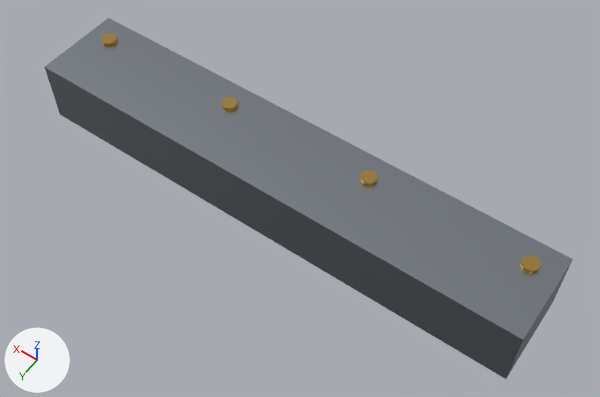
An edit to the glTF model app/src/main/assets/models/combbase.glb, drawn before and after from the same camera.
Rendered twice from a 50 mm lens placed at (-0.0603, 0.0793, 0.1236), pointed at (0.0461, -0.0696, -0.1104). Lighting does not change. The marker at lower left points along +X, +Y and +Z. The picture after the commit comes second. Vertices at exactly the same position are counted once.

In view in the first picture: 'combbase'.
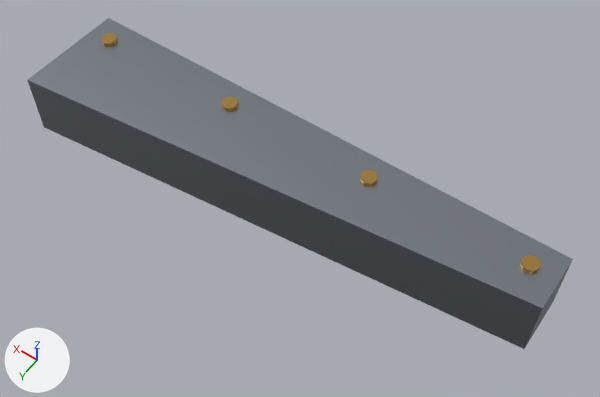
What changed in the scene script:
```text
Change me_combbase:
    used by ob_combbase; location = (0.0, 0.0, 0.0)
    remove me_combbase.from_pydata(...)  # 208 vertices, 394 faces; spans x -0.045..0.155, y -0.09..-0.055, z -0.121..-0.094
    add me_combbase.from_pydata(...)  # 208 vertices, 396 faces; spans x -0.045..0.155, y -0.09..-0.046, z -0.121..-0.094
    me_combbase part 1
    me_combbase.vertices[2].co: (0.155, -0.055, -0.095) -> (0.155, -0.046, -0.095)  # pixel (44, 67) -> pixel (27, 80)
    me_combbase.vertices[3].co: (-0.045, -0.055, -0.095) -> (-0.045, -0.068, -0.095)  # pixel (523, 339) -> pixel (542, 308)
    me_combbase.vertices[5].co: (0.155, -0.09, -0.121) -> (-0.045, -0.068, -0.121)  # not seen -> pixel (524, 349)
    me_combbase.vertices[6].co: (0.155, -0.055, -0.121) -> (0.155, -0.046, -0.121)  # pixel (59, 114) -> pixel (44, 127)
    me_combbase.vertices[7].co: (-0.045, -0.055, -0.121) -> (0.155, -0.09, -0.121)  # pixel (506, 379) -> not seen
```

Location of each change, (x1, y1, x2, y2) in pixels of the pictures (600 x 397 px):
'combbase', reshaped (8% shorter)
    before: (45, 18, 573, 379)
    after: (27, 18, 573, 349)
